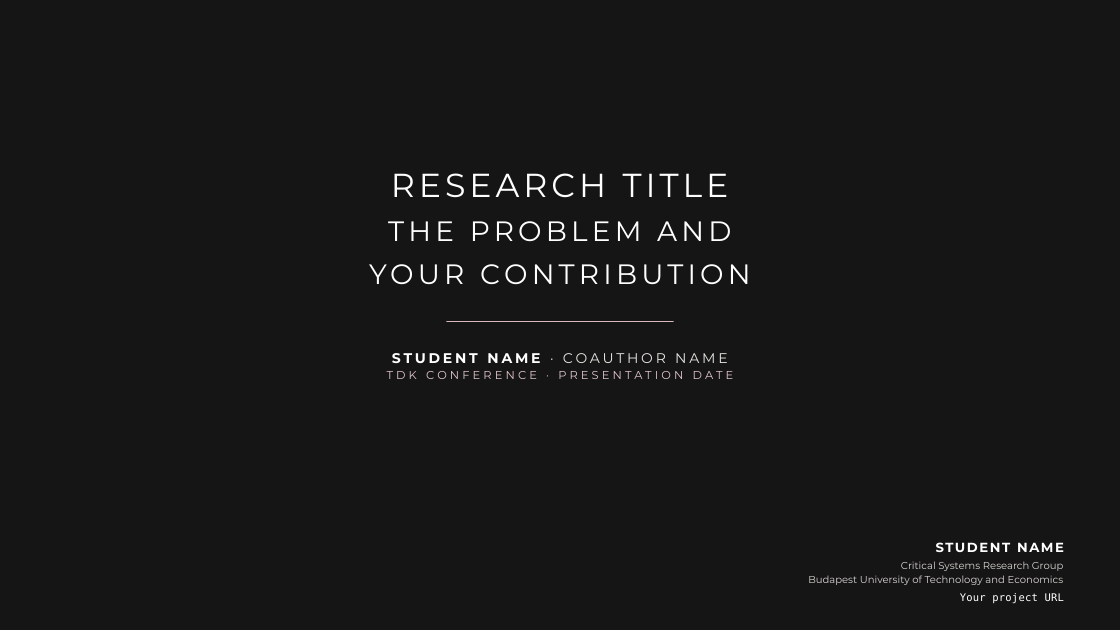
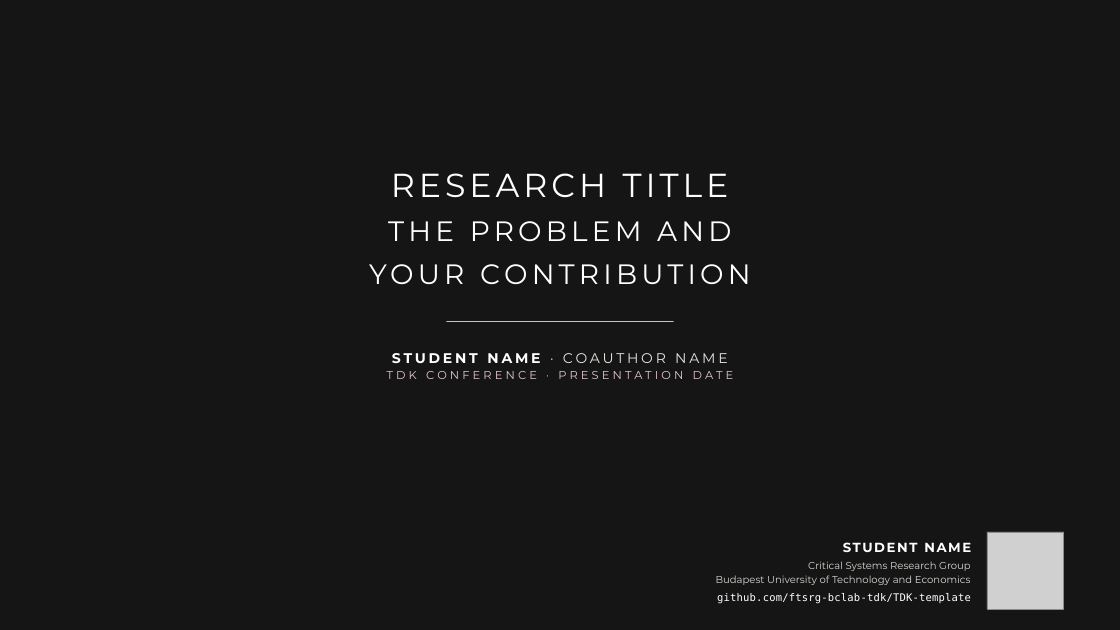
Before and after one commit to ftsrg-bclab-tdk/TDK-template, a slide deck: slide 1 of presentation/powerpoint/templates/ftsrg-current.potx. Drawn at 1120x630 pixels with LibreOffice and Linux fonts; fonts in the diff are those of the drawing; grey boxes stand for pictures; background and template pictures are left out. Boxes give left, top, right and bottom in pixels: in the first picture for what was removed or moved away, otherwise in the second. Text is boxed around its words. In the diff, an @@ line names an element or a change of style, - is before the commit and + after.

Commit message:
Add replaceable project QR codes to PowerPoint templates

```diff
--- a/presentation/powerpoint/templates/ftsrg-current.potx
+++ b/presentation/powerpoint/templates/ftsrg-current.potx
@@ text "STUDENT NAME": place and size @@
-text "STUDENT NAME" at (936, 542, 1064, 552)
+text "STUDENT NAME" at (843, 542, 971, 552)
@@ picture added at (987, 532, 1065, 609) @@
@@ text "Critical Systems Research Group": place and size @@
-text "Critical Systems Research Group" at (808, 561, 1064, 585)
+text "Critical Systems Research Group" at (716, 561, 971, 585)
@@ text at (717, 593, 971, 604): text changed @@
-Your project URL
+github.com/ftsrg-bclab-tdk/TDK-template
```
Also in this commit, not shown: 3 other slides changed, 7 other files.
